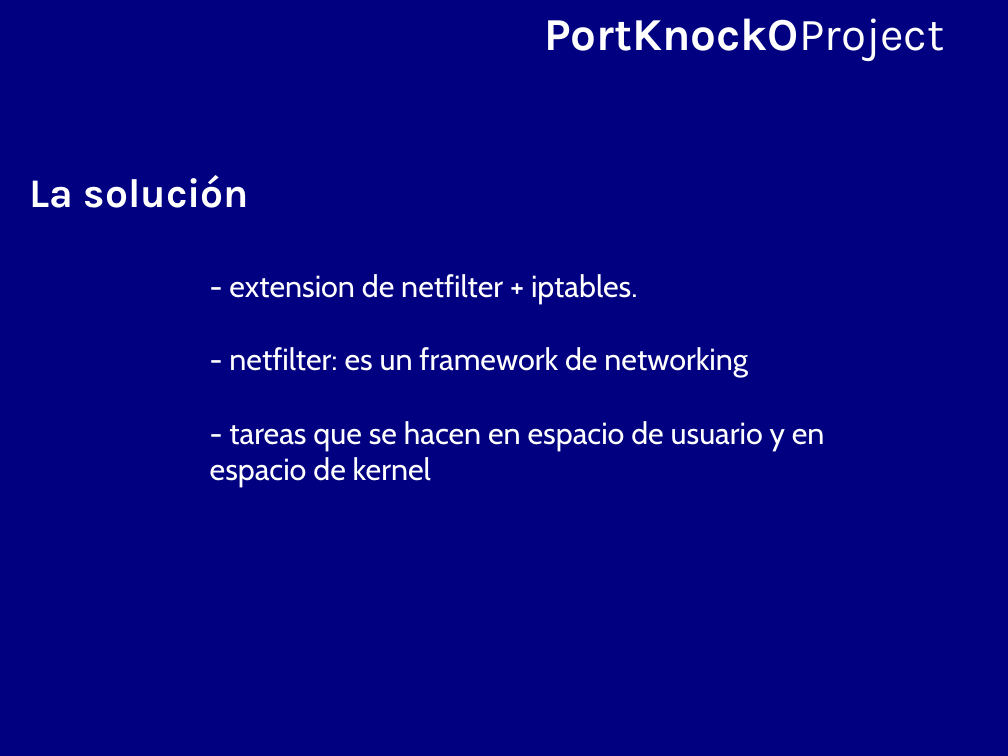
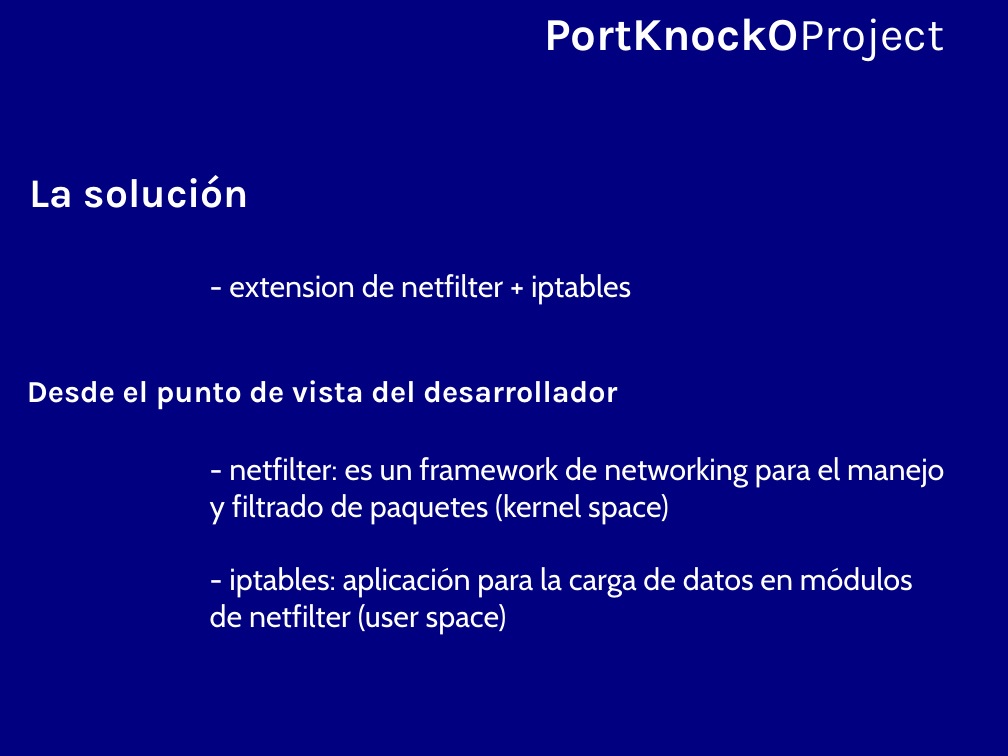
Before and after one commit to BackupTheBerlios/portknocko-svn, a slide deck: slide 6 of trunk/jornadas/jornadas.odp. Drawn at 1008x756 pixels with LibreOffice and Linux fonts; fonts in the diff are those of the drawing. Boxes give left, top, right and bottom in pixels: in the first picture for what was removed or moved away, otherwise in the second. Text is boxed around its words. In the diff, an @@ line names an element or a change of style, - is before the commit and + after.

```diff
--- a/trunk/jornadas/jornadas.odp
+++ b/trunk/jornadas/jornadas.odp
@@ text at (210,274,944,634): text changed @@
-- extension de netfilter + iptables.
-- netfilter: es un framework de networking
-- tareas que se hacen en espacio de usuario y en
-espacio de kernel
+- extension de netfilter + iptables
+- netfilter: es un framework de networking para el manejo
+y filtrado de paquetes (kernel space)
+- iptables: aplicación para la carga de datos en módulos
+de netfilter (user space)
@@ text added at (27,380,617,410), 24 pt, text #FFFFFF, bold @@
+Desde el punto de vista del desarrollador
```
Also in this commit, not shown: 1 slide added.
